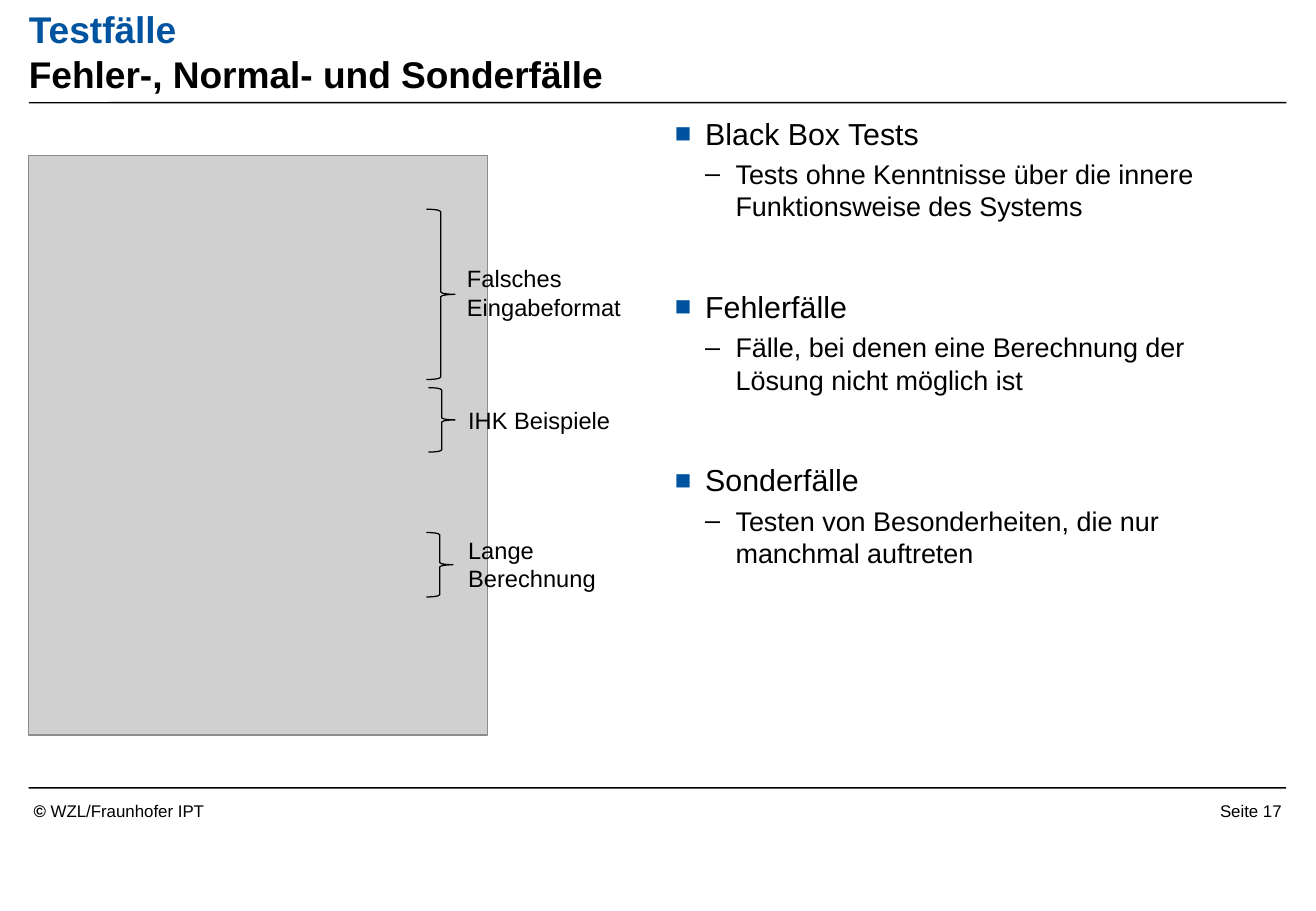
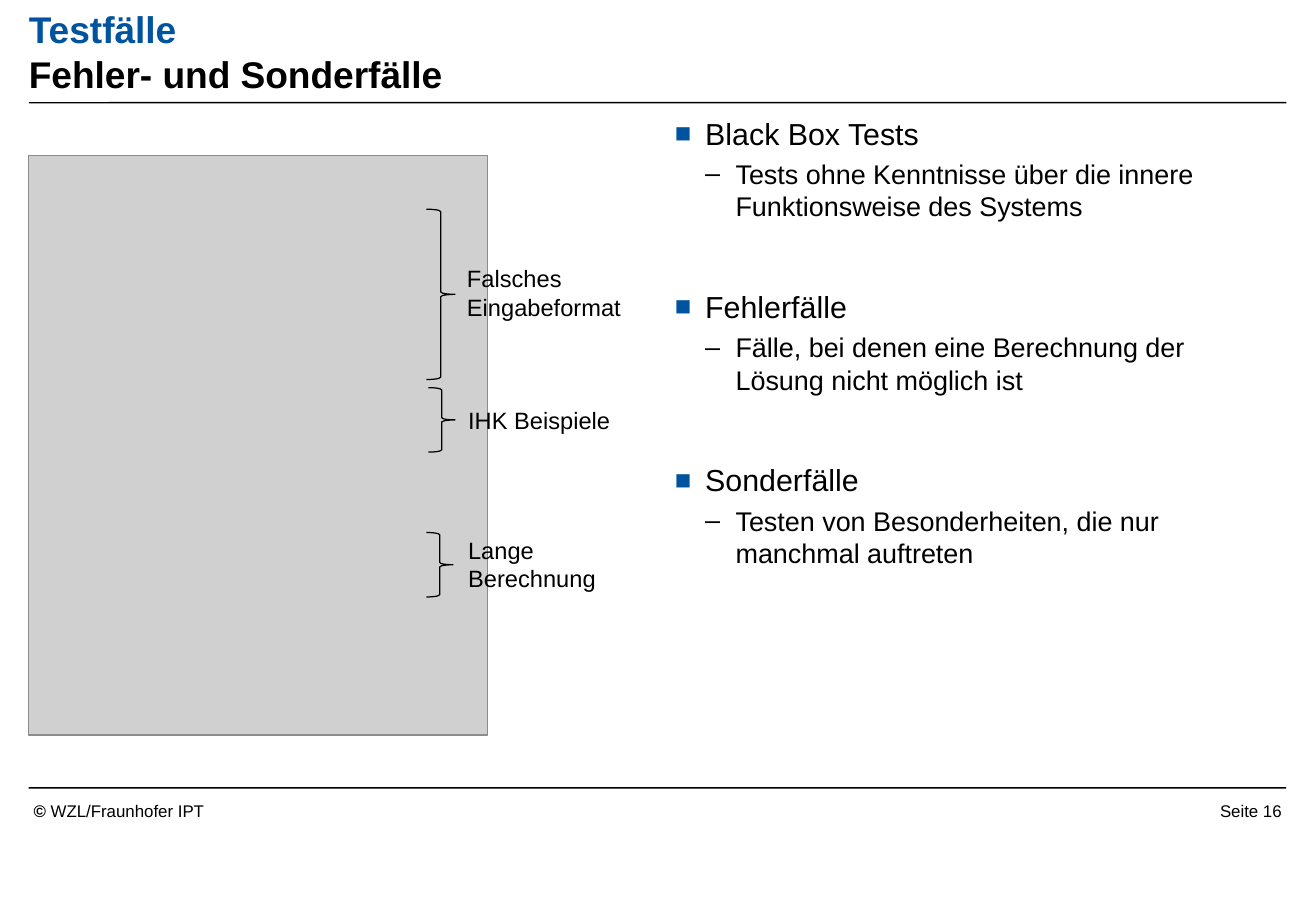
Before and after one commit to Readock/IHK2017, a slide deck: slide 16 of Vortrag/Vortrag Überarbeitet.pptx (slide 17 before the commit). Drawn at 1316x911 pixels with LibreOffice and Linux fonts; fonts in the diff are those of the drawing; grey boxes stand for pictures; background and template pictures are left out. Boxes give left, top, right and bottom in pixels: in the first picture for what was removed or moved away, otherwise in the second. Text is boxed around its words. In the diff, an @@ line names an element or a change of style, - is before the commit and + after.

```diff
--- a/Vortrag/Vortrag Überarbeitet.pptx
+++ b/Vortrag/Vortrag Überarbeitet.pptx
@@ title at <box>29,16,443,89</box>: text changed @@
-Testfälle
-Fehler-, Normal- und Sonderfälle
+Testfälle
+Fehler- und Sonderfälle
@@ page number at <box>1220,804,1282,817</box>: text changed @@
-Seite 17
+Seite 16
```
Also in this commit, not shown: 4 other slides changed, 2 other files.
